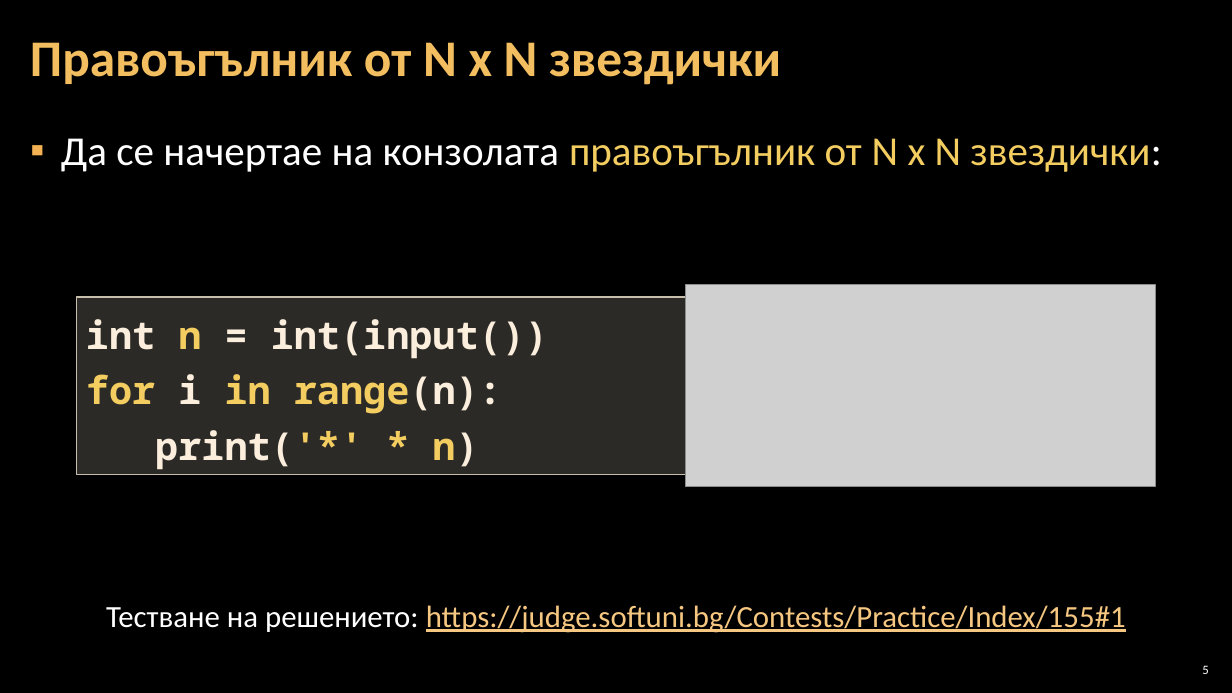
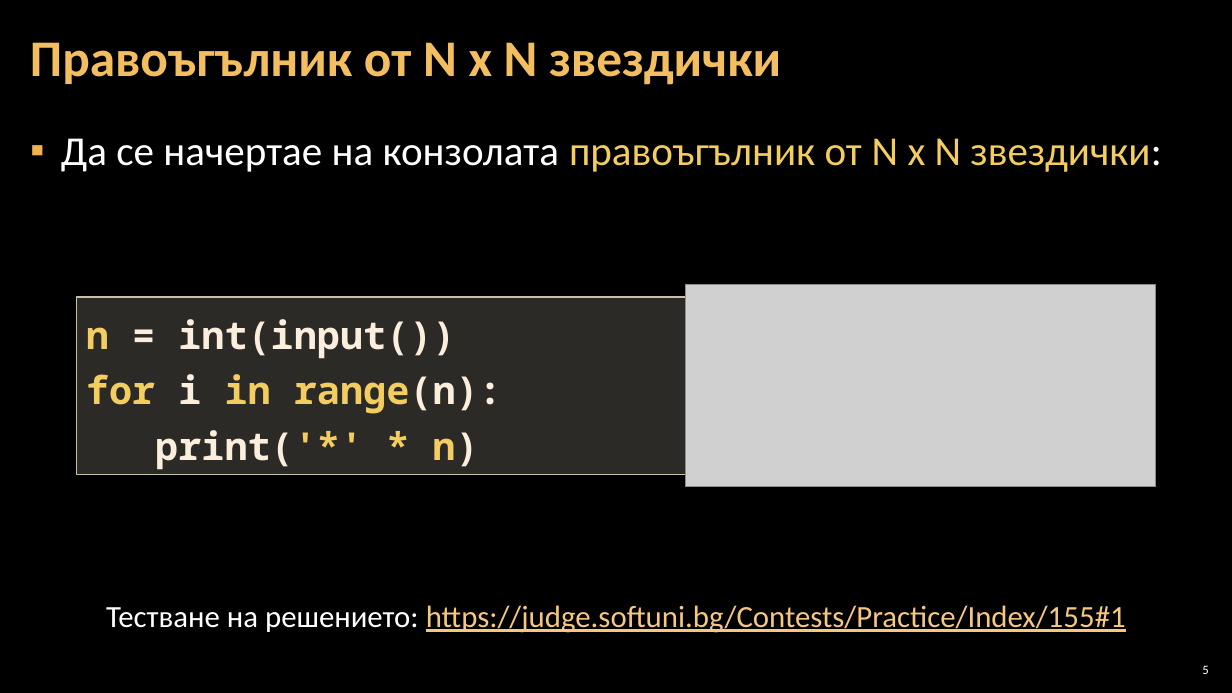
Before and after one commit to Software-University/Python-Basics, a slide deck: slide 5 of Python/6. Drawing-with-Loops/6. Drawing-with-Loops.pptx. Drawn at 1232x693 pixels with LibreOffice and Linux fonts; fonts in the diff are those of the drawing; grey boxes stand for pictures; background and template pictures are left out. Boxes give left, top, right and bottom in pixels: in the first picture for what was removed or moved away, otherwise in the second. Text is boxed around its words. In the diff, an @@ line names an element or a change of style, - is before the commit and + after.

```diff
--- a/Python/6. Drawing-with-Loops/6. Drawing-with-Loops.pptx
+++ b/Python/6. Drawing-with-Loops/6. Drawing-with-Loops.pptx
@@ text in rectangle at [86,319,455,359]: text changed @@
-int n = int(input())
+n = int(input())
```
Also in this commit, not shown: 11 other slides changed, 12 other files.
